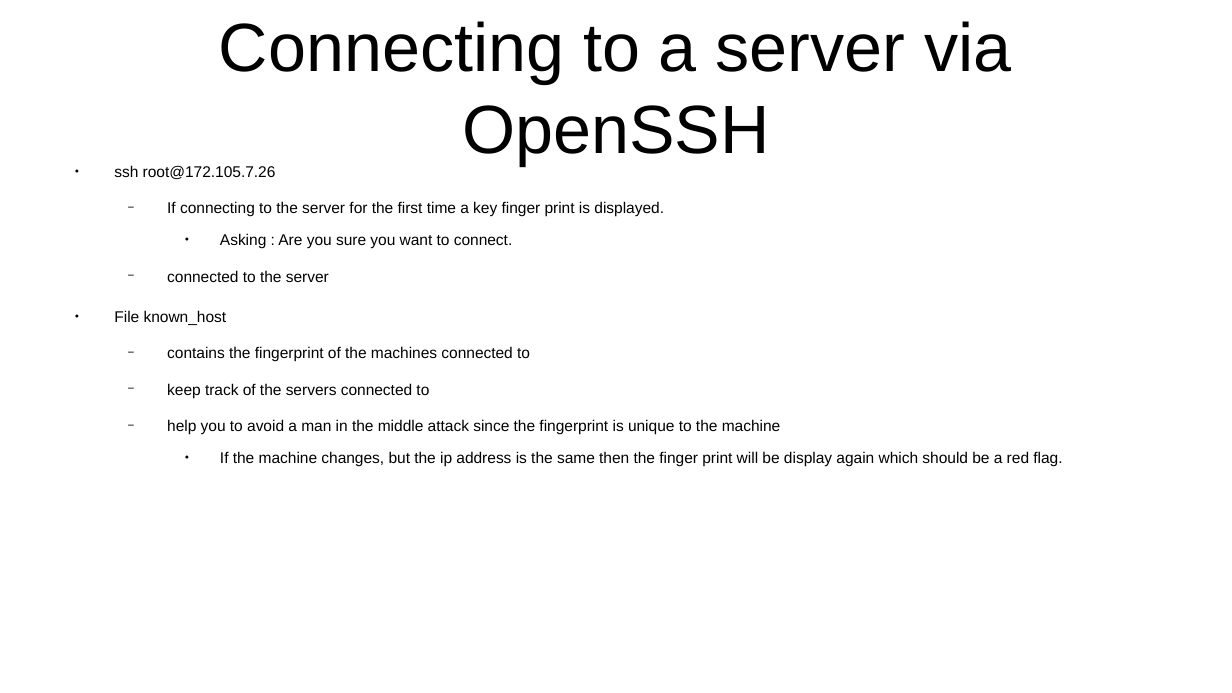
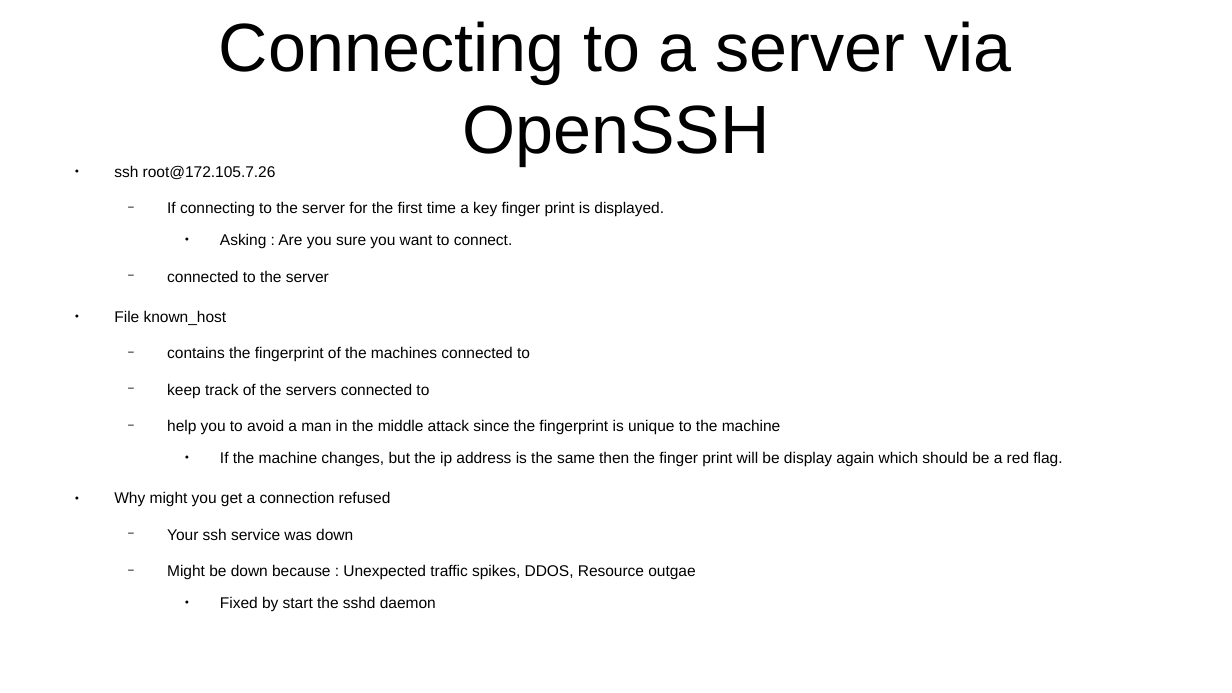
Before and after one commit to CharlesStockman/notesFromCourses, a slide deck: slide 3 of unixTools/openSSH.odp. Drawn at 1232x693 pixels with LibreOffice and Linux fonts; fonts in the diff are those of the drawing. Boxes give left, top, right and bottom in pixels: in the first picture for what was removed or moved away, otherwise in the second. Text is boxed around its words. In the diff, an @@ line names an element or a change of style, - is before the commit and + after.

```diff
--- a/unixTools/openSSH.odp
+++ b/unixTools/openSSH.odp
@@ text at (114, 491, 695, 611): paragraphs added @@
+● Why might you get a connection refused
+  − Your ssh service was down
+  − Might be down because : Unexpected traffic spikes, DDOS, Resource outgae
+    ● Fixed by start the sshd daemon
```
Also in this commit, not shown: 1 other slide changed, 19 other files.
